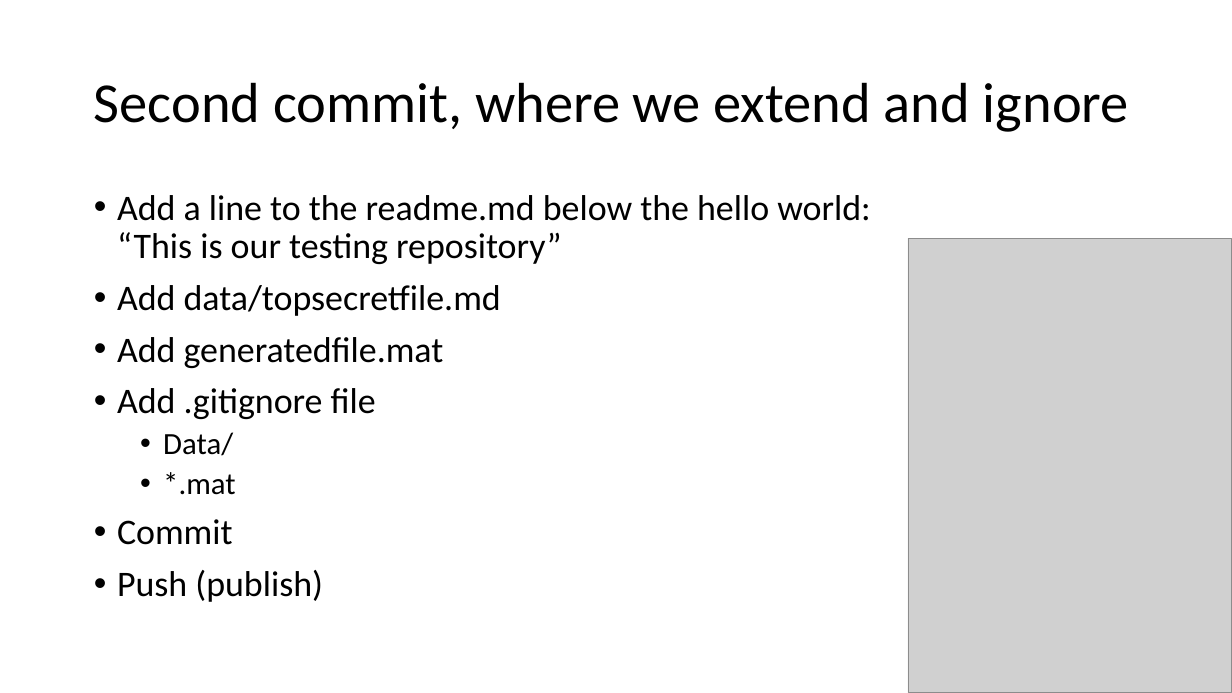
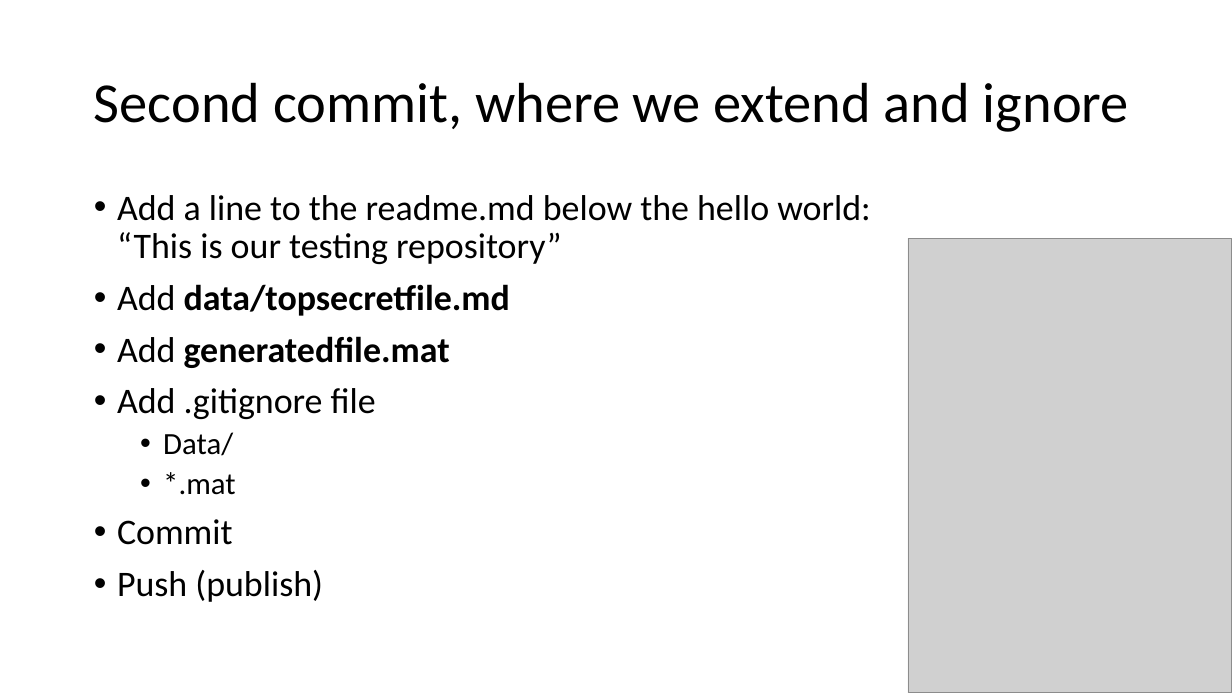
Before and after one commit to yuricai/Phys520, a slide deck: slide 23 of 01_GitTutorial/HowToGit - hands on.pptx. Drawn at 1232x693 pixels with LibreOffice and Linux fonts; fonts in the diff are those of the drawing; grey boxes stand for pictures. Boxes give left, top, right and bottom in pixels: in the first picture for what was removed or moved away, otherwise in the second. Text is boxed around its words. In the diff, an @@ line names an element or a change of style, - is before the commit and + after.

```diff
--- a/01_GitTutorial/HowToGit - hands on.pptx
+++ b/01_GitTutorial/HowToGit - hands on.pptx
@@ text at (117, 284, 510, 368): bold on in "data/topsecretfile.md", "generatedfile.mat" @@
```
Also in this commit, not shown: 7 other slides changed, 5 slides added, 1 slide removed, 2 other files.
